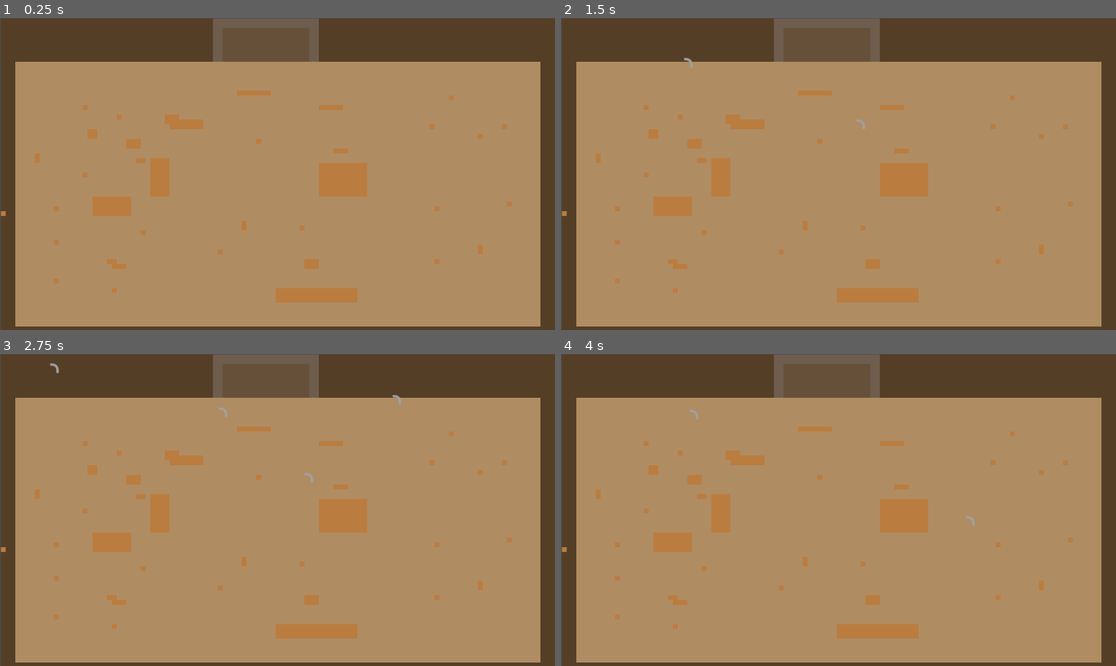
Above: before the commit, frames 1-4 (two rows, left to right).
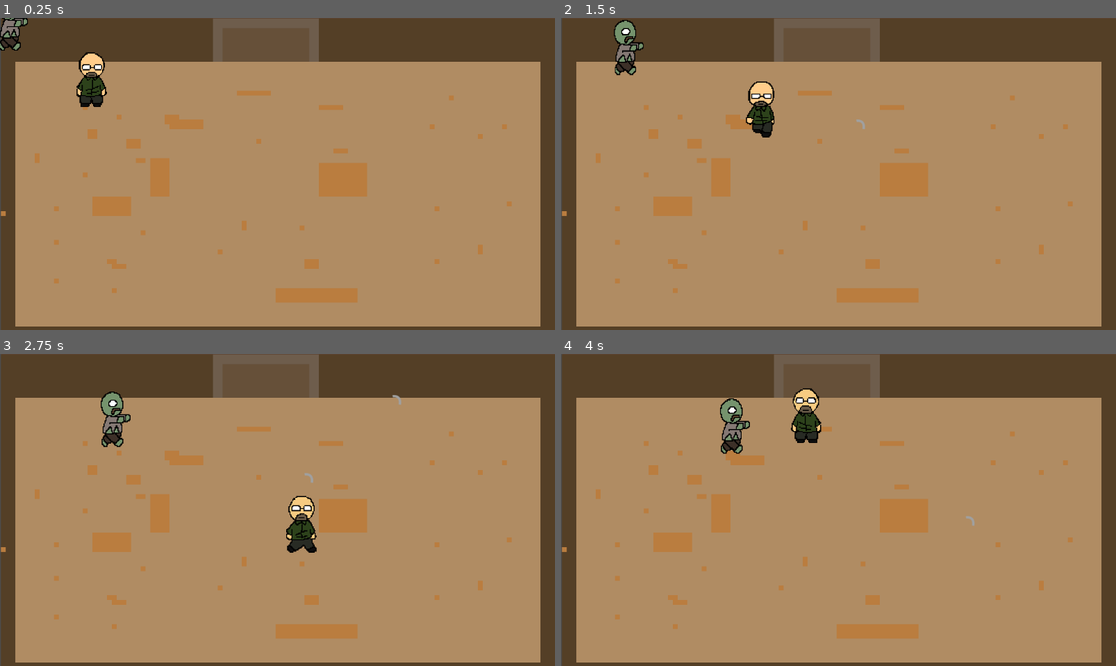
Above: after the commit, the same moments.

Repository: bcorrigall/ratknight
Game: Godot game, scene res://main.tscn
Two runs of this game, one before a commit and one after it. Both use one fixed random seed, a clock stepped at 60 frames per second and the inputs below.
Inputs (mouse positions are in pixels of both pictures, inside the frame that each line leads up to):
- Up to frame 1 (0.25 s): no input
- Up to frame 2 (1.5 s): move the mouse to (960, 158) at 0.52 s; press the mouse at (960, 158) at 0.53 s; hold Right (move_right) 0.53-1.28 s; move the mouse to (727, 189) at 1.27 s; release the mouse at (727, 189) at 1.28 s; hold S (move_down) from 1.28 s (still down); click (727, 189) at 1.35 s
- Up to frame 3 (2.75 s): move the mouse to (333, 441) at 2.02 s; release S (move_down) at 2.03 s; press the mouse at (333, 441) at 2.03 s; hold Right (move_right) from 2.03 s (still down)
- Up to frame 4 (4 s): move the mouse to (810, 572) at 2.77 s; release Right (move_right) at 2.78 s; release the mouse at (810, 572) at 2.78 s; hold Up (move_up) 2.78-3.53 s; click (810, 572) at 2.85 s; move the mouse to (1005, 556) at 3.52 s; press the mouse at (1005, 556) at 3.53 s; hold A (move_left) from 3.53 s (still down)

The runs differ from the first frame. In frame 1, 1.1% of the frame differs, in the area x 0-20%, y 0-29%; in frame 2, 1.4%; in frame 3, 1.5%, in the area x 9-58%, y 2-64%; in frame 4, 1.4%.

Commit message:
enemy in main scene

Diff:
--- a/enemy.gd
+++ b/enemy.gd
@@ -12,7 +12,7 @@
 func _physics_process(delta):
 
 	playerposition = player.position
-	targetposition = (playerposition - position).normalize()
+	targetposition = (playerposition - position).normalized()
 
 	if position.distance_to(playerposition) > 3:
 		velocity = targetposition*SPEED
@@ -22,29 +22,25 @@
 				$AnimatedSprite2D.animation = "side"
 				$AnimatedSprite2D.flip_h = false
 			elif targetposition.y > targetposition.x:
-				$AnimatedSprite2D.animation = "back"
-				$AnimatedSprite2D.flip_h = false
+				$AnimatedSprite2D.animation = "front"
 		elif targetposition.x < 0 and targetposition.y > 0:
 			if -targetposition.x > targetposition.y:
 				$AnimatedSprite2D.animation = "side"
 				$AnimatedSprite2D.flip_h = true
 			elif targetposition.y > -targetposition.x:
-				$AnimatedSprite2D.animation = "back"
-				$AnimatedSprite2D.flip_h = false
+				$AnimatedSprite2D.animation = "front"
 		elif targetposition.x > 0 and targetposition.y < 0:
 			if targetposition.x > -targetposition.y:
 				$AnimatedSprite2D.animation = "side"
 				$AnimatedSprite2D.flip_h = false
 			elif -targetposition.y > targetposition.x:
-				$AnimatedSprite2D.animation = "front"
-				$AnimatedSprite2D.flip_h = false
+				$AnimatedSprite2D.animation = "back"
 		else:
 			if -targetposition.x > -targetposition.y:
 				$AnimatedSprite2D.animation = "side"
 				$AnimatedSprite2D.flip_h = true
 			elif -targetposition.y > -targetposition.x:
-				$AnimatedSprite2D.animation = "front"
-				$AnimatedSprite2D.flip_h = false
+				$AnimatedSprite2D.animation = "back"
 
 		$AnimatedSprite2D.play()
 
--- a/enemy.tscn
+++ b/enemy.tscn
@@ -56,7 +56,6 @@
 script = ExtResource("1_4tbc6")
 
 [node name="AnimatedSprite2D" type="AnimatedSprite2D" parent="."]
-position = Vector2(1325.75, 5.74998)
 scale = Vector2(0.138125, 0.151875)
 sprite_frames = SubResource("SpriteFrames_1gqbj")
 animation = &"side"
--- a/follow_player.tscn
+++ b/follow_player.tscn
@@ -7,7 +7,6 @@
 [node name="FollowPlayer" type="Node2D"]
 
 [node name="Enemy" parent="." instance=ExtResource("1_aege7")]
-SPEED = null
 
 [node name="theRat" parent="." instance=ExtResource("2_6hqm8")]
 position = Vector2(1634, 0)
--- a/main.tscn
+++ b/main.tscn
@@ -1,7 +1,7 @@
-[gd_scene load_steps=6 format=3 uid="uid://cnlfid2ftqwlo"]
+[gd_scene load_steps=6 format=3 uid="uid://ck24t8ix5ipiv"]
 
-[ext_resource type="PackedScene" uid="uid://bsnf7mnfrii3c" path="res://weapon.tscn" id="1_8vocc"]
 [ext_resource type="PackedScene" uid="uid://ct7akgrsmoosc" path="res://the_rat.tscn" id="2_fgrnw"]
+[ext_resource type="PackedScene" uid="uid://bd1rvmtjug7o8" path="res://enemy.tscn" id="3_d7vqg"]
 [ext_resource type="Texture2D" uid="uid://bow5v7o1kvoam" path="res://assets/tileset.png" id="3_f0uep"]
 
 [sub_resource type="TileSetAtlasSource" id="TileSetAtlasSource_hf4va"]
@@ -22,11 +22,7 @@
 
 [node name="Main" type="Node"]
 
-[node name="Weapon" parent="." instance=ExtResource("1_8vocc")]
-visible = false
-
 [node name="ColorRect" type="ColorRect" parent="."]
-visible = false
 offset_left = 3.0
 offset_top = -2.0
 offset_right = 1153.0
@@ -34,7 +30,7 @@
 color = Color(0.368627, 0.266667, 0.2, 1)
 
 [node name="theRat" parent="." instance=ExtResource("2_fgrnw")]
-visible = false
+z_index = 1
 position = Vector2(192, 130)
 
 [node name="TileMap" type="TileMap" parent="."]
@@ -44,3 +40,6 @@
 tile_set = SubResource("TileSet_bbco1")
 format = 2
 layer_0/tile_data = PackedInt32Array(851976, 65536, 0, 917512, 65536, 0, 983048, 65536, 0, 1048584, 65536, 0, 1048585,  …(140811 unchanged characters)…
+
+[node name="Enemy" parent="." instance=ExtResource("3_d7vqg")]
+z_index = 1
Not shown: 1 places in heart_gui.tscn that only renumber resources
